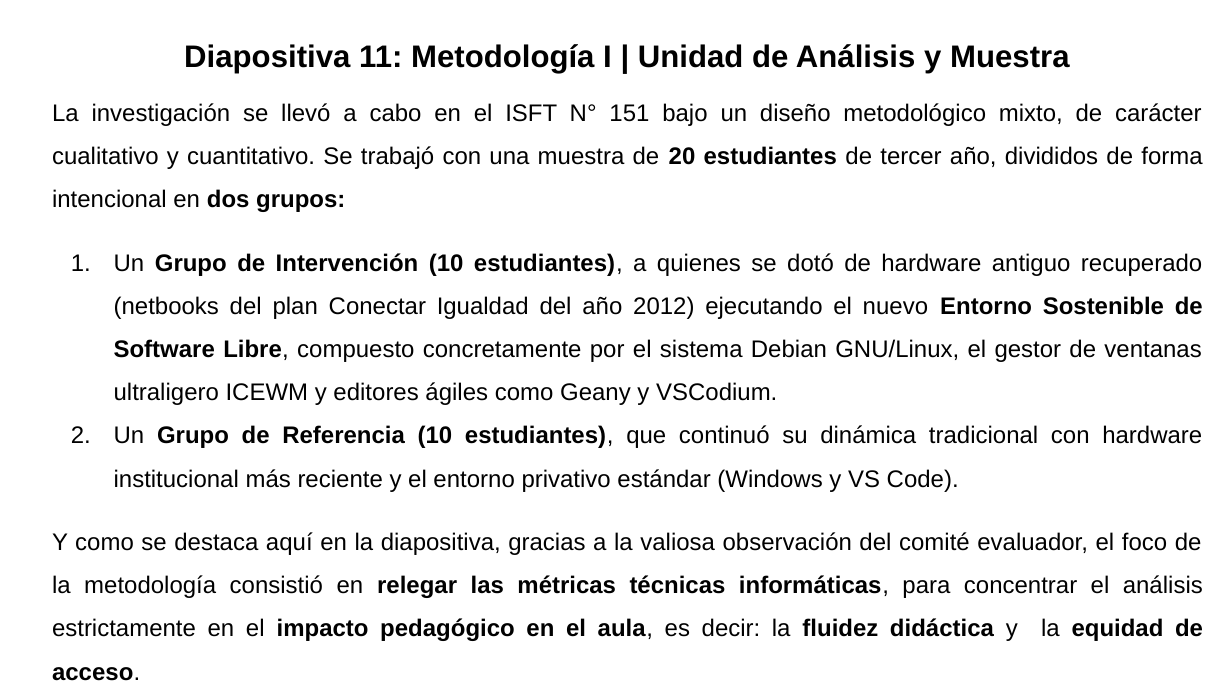
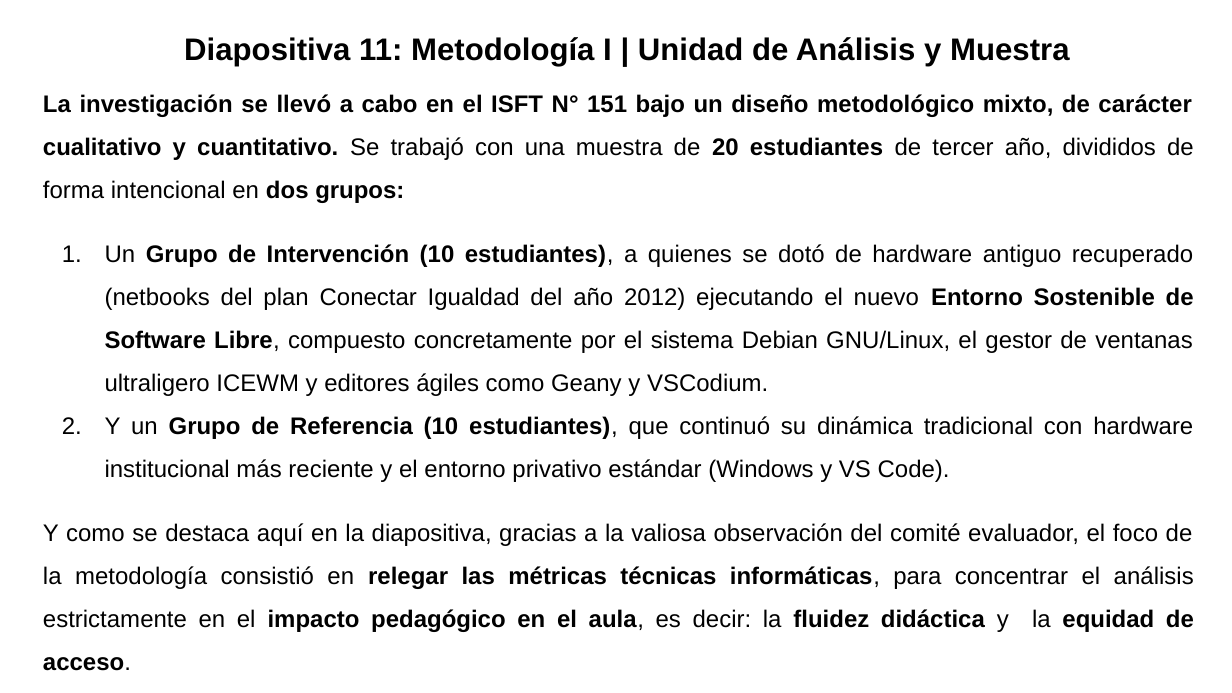
Before and after one commit to gabrielinuz/gabrielinuz.github.io, a slide deck: slide 12 of doc/GUION_DE_DEFENSA_LTE.pptx. Drawn at 1232x693 pixels with LibreOffice and Linux fonts; fonts in the diff are those of the drawing. Boxes give left, top, right and bottom in pixels: in the first picture for what was removed or moved away, otherwise in the second. Text is boxed around its words. In the diff, an @@ line names an element or a change of style, - is before the commit and + after.

```diff
--- a/doc/GUION_DE_DEFENSA_LTE.pptx
+++ b/doc/GUION_DE_DEFENSA_LTE.pptx
@@ title "Diapositiva 11: Metodología I | ...": place and size @@
-title "Diapositiva 11: Metodología I | ..." at [184, 44, 1069, 73]
+title "Diapositiva 11: Metodología I | ..." at [184, 37, 1069, 66]
@@ text "La investigación se llevó a ...": place and size @@
-text "La investigación se llevó a ..." at [52, 103, 1203, 681]
+text "La investigación se llevó a ..." at [43, 94, 1194, 671]
@@ text at [43, 94, 1194, 203]: bold on in "La investigación se llevó a cabo en ..." @@
@@ text at [105, 416, 1193, 482]: text changed @@
-2. Un Grupo de Referencia (10 estudiantes), que continuó su dinámica tradicional con hardware institucional más reciente y el entorno privativo estándar (Windows y VS Code).
+2. Y un Grupo de Referencia (10 estudiantes), que continuó su dinámica tradicional con hardware institucional más reciente y el entorno privativo estándar (Windows y VS Code).
```
Also in this commit, not shown: 15 other slides changed, 1 other file.
